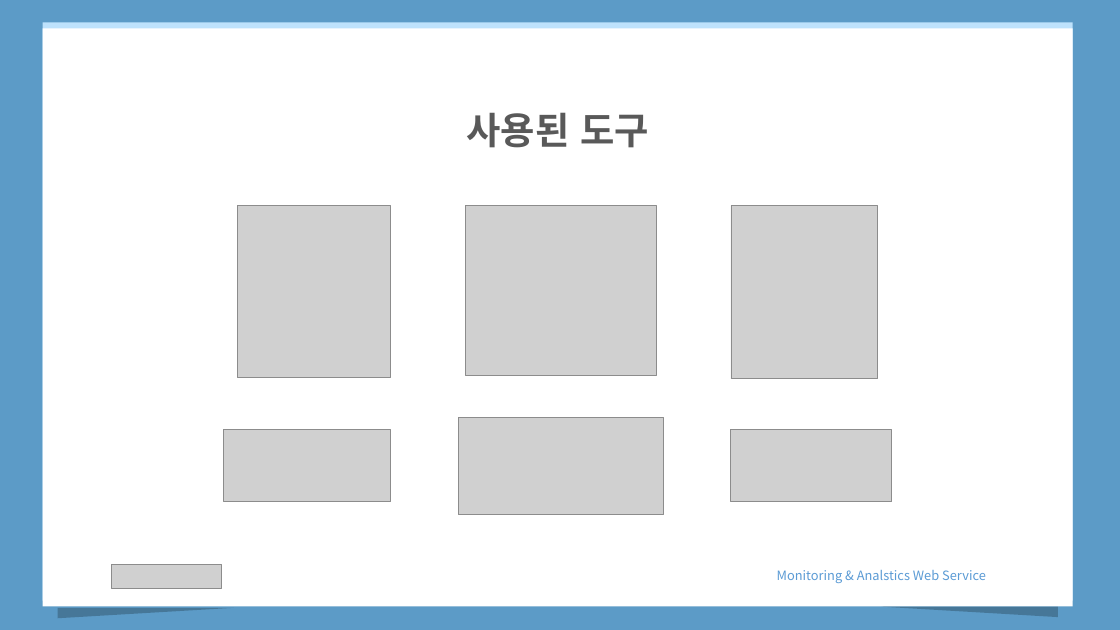
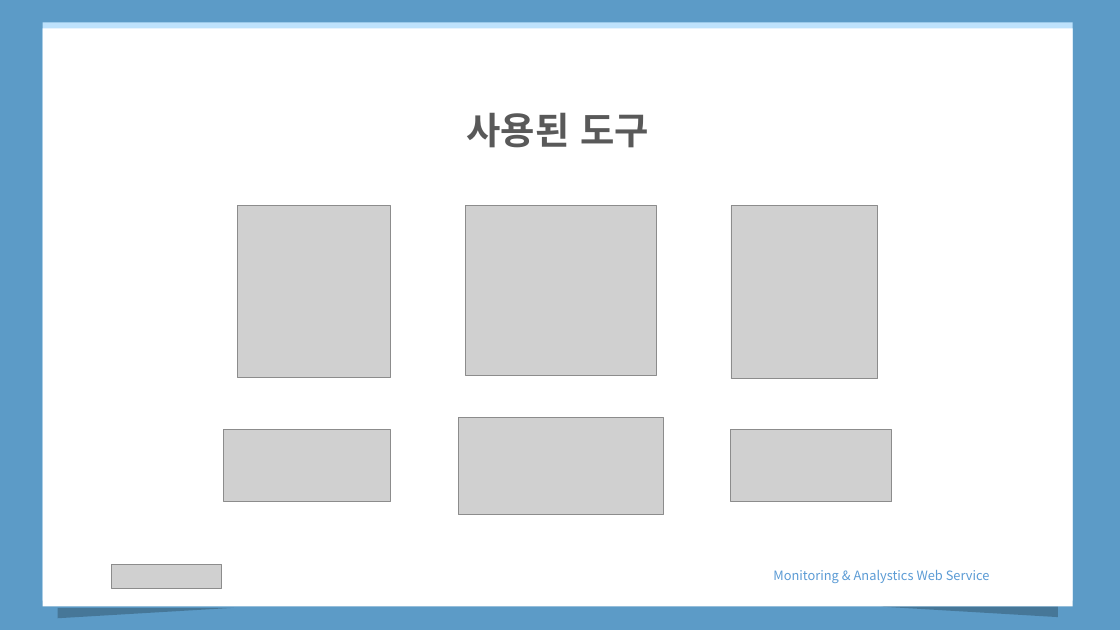
Before and after one commit to haomaru88/first_web, a slide deck: slide 4 of MonitoringWeb.pptx. Drawn at 1120x630 pixels with LibreOffice and Linux fonts; fonts in the diff are those of the drawing; grey boxes stand for pictures. Boxes give left, top, right and bottom in pixels: in the first picture for what was removed or moved away, otherwise in the second. Text is boxed around its words. In the diff, an @@ line names an element or a change of style, - is before the commit and + after.

```diff
--- a/MonitoringWeb.pptx
+++ b/MonitoringWeb.pptx
@@ text at box(773, 570, 990, 583): text changed @@
-Monitoring & Analstics Web Service
+Monitoring & Analystics Web Service
```
Also in this commit, not shown: 4 other slides changed, 5 other files.
